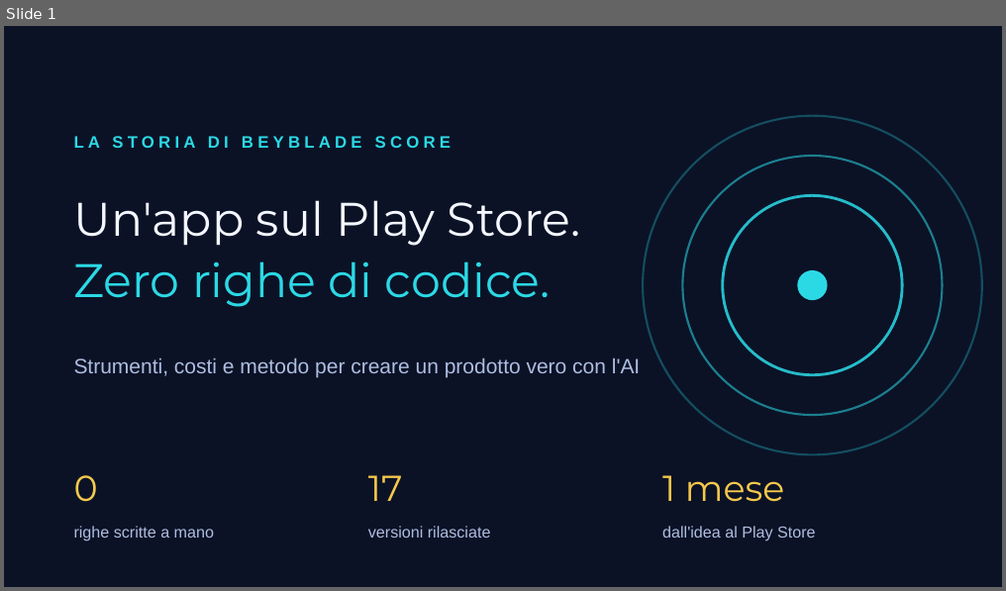
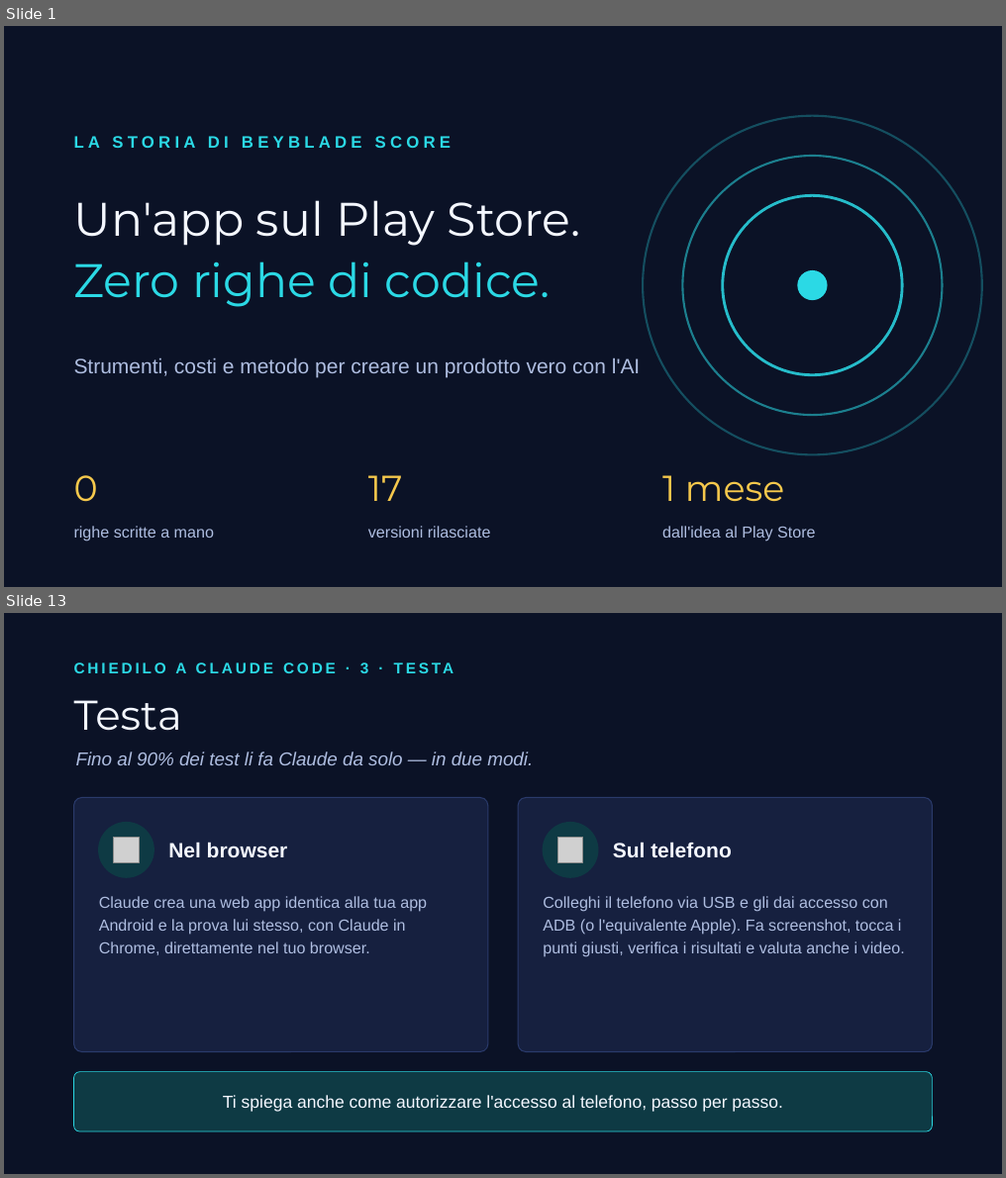
Before and after one commit to albertocabasvidani/beybladex-score, a slide deck: video/slide-video-ai.pptx. Shown one above the other, each under a label of ours: slide 1 before the commit, slides 1 and 13 after it; the slides between them are not shown. The pictures are 1006x591 and 1006x1178 pixels, drawn with LibreOffice and Linux fonts; fonts in the diff are those of the drawing; grey boxes stand for pictures. Boxes give left, top, right and bottom in pixels: in the first picture for what was removed or moved away, otherwise in the second. Text is boxed around its words. In the diff, an @@ line names an element or a change of style, - is before the commit and + after.

```diff
--- a/video/slide-video-ai.pptx
+++ b/video/slide-video-ai.pptx
@@ slide 13 added at (4, 613, 1002, 1174), background #0B1226 @@
@@ text added at (175, 663, 369, 673), 11 pt, text #2BD9E5, bold @@
+CHIEDILO A CLAUDE CODE · 3 · TESTA
@@ text added at (74, 700, 182, 731), 30 pt, text #F4F7FF @@
+Testa
@@ text added at (76, 752, 533, 765), 13.5 pt, text #AEBDE0, italic @@
+Fino al 90% dei test li fa Claude da solo — in due modi.
@@ rounded rectangle added at (74, 797, 488, 1053), fill #16203F, outline #2A3A6B 0.75 pt @@
@@ rounded rectangle added at (518, 797, 932, 1053), fill #16203F, outline #2A3A6B 0.75 pt @@
@@ ellipse added at (99, 823, 153, 877), fill #0E3A44, outline #0E3A44 1 pt @@
@@ picture added at (114, 838, 139, 862) @@
@@ text added at (168, 842, 288, 859), 15 pt, text #F4F7FF, bold @@
+Nel browser
@@ ellipse added at (543, 823, 598, 877), fill #0E3A44, outline #0E3A44 1 pt @@
@@ picture added at (557, 838, 583, 862) @@
@@ text added at (613, 842, 732, 859), 15 pt, text #F4F7FF, bold @@
+Sul telefono
@@ text added at (99, 896, 427, 956), 11.5 pt, text #AEBDE0 @@
+Claude crea una web app identica alla tua app Android e la prova lui stesso, con Claude in Chrome, direttamente nel tuo browser.
@@ text added at (543, 896, 905, 958), 11.5 pt, text #AEBDE0 @@
+Colleghi il telefono via USB e gli dai accesso con ADB (o l'equivalente Apple). Fa screenshot, tocca i punti giusti, verifica i risultati e valuta anche i video.
@@ rounded rectangle added at (74, 1072, 932, 1132), fill #0E3A44, outline #2BD9E5 0.5 pt @@
@@ text added at (223, 1095, 783, 1112), 12.5 pt, text #F4F7FF @@
+Ti spiega anche come autorizzare l'accesso al telefono, passo per passo.
```
Also in this commit, not shown: 6 slides changed, 5 other slides added, 1 other file.
